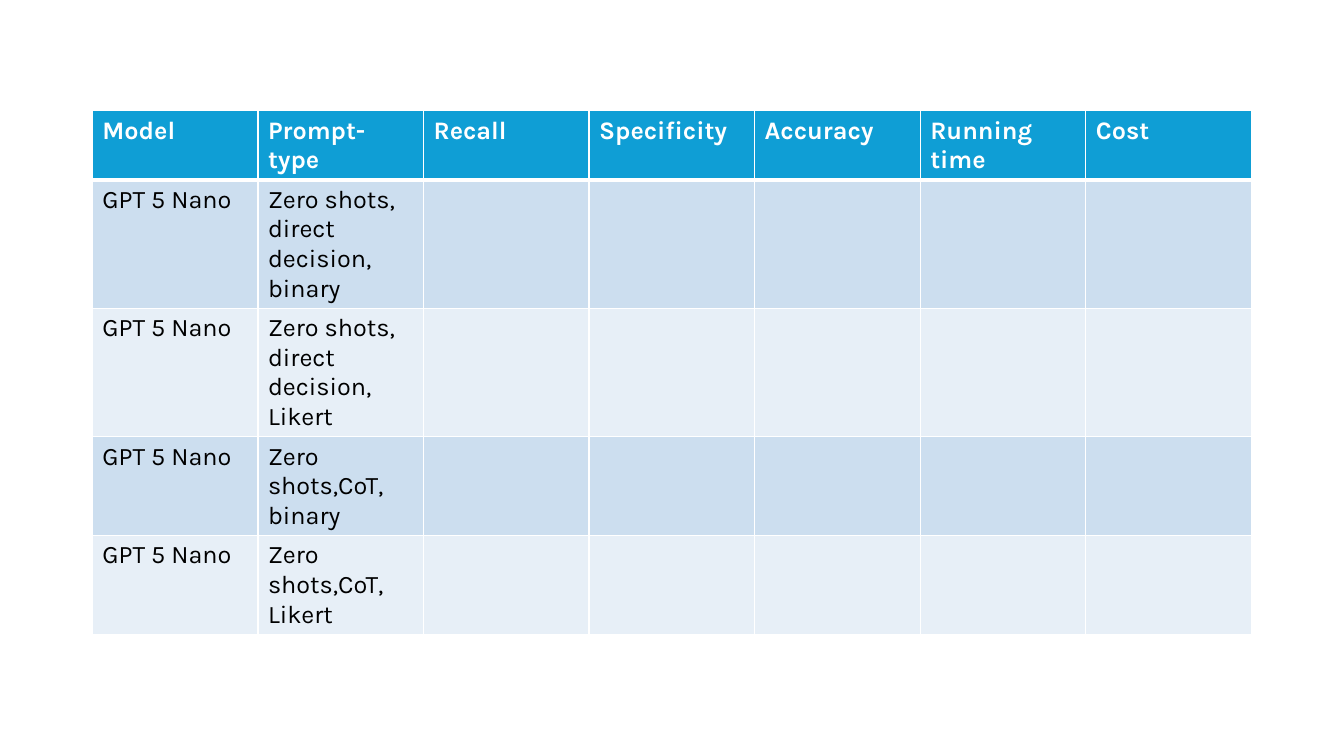
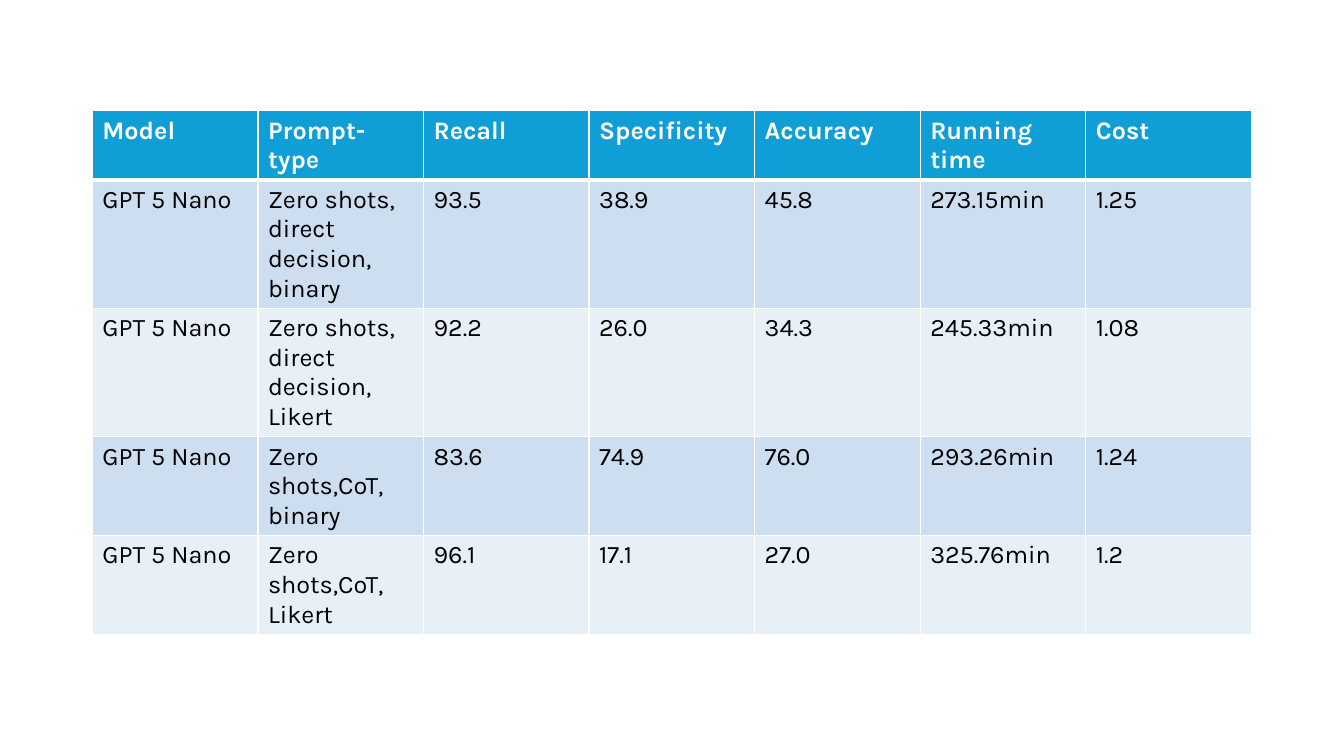
Before and after one commit to KayChansiri/AI-assisted-review-, a slide deck: slide 33 of Final_workflow.pptx. Drawn at 1344x756 pixels with LibreOffice and Linux fonts; fonts in the diff are those of the drawing. Boxes give left, top, right and bottom in pixels: in the first picture for what was removed or moved away, otherwise in the second. Text is boxed around its words. In the diff, an @@ line names an element or a change of style, - is before the commit and + after.

```diff
--- a/Final_workflow.pptx
+++ b/Final_workflow.pptx
@@ table at box(93, 111, 1250, 645) @@
-row 2: GPT 5 Nano | Zero shots, direct decision, binary |  |  |  |  | 
+row 2: GPT 5 Nano | Zero shots, direct decision, binary | 93.5 | 38.9 | 45.8 | 273.15min | 1.25
-row 3: GPT 5 Nano | Zero shots, direct decision, Likert |  |  |  |  | 
+row 3: GPT 5 Nano | Zero shots, direct decision, Likert | 92.2 | 26.0 | 34.3 | 245.33min | 1.08
-row 4: GPT 5 Nano | Zero shots,CoT, binary |  |  |  |  | 
+row 4: GPT 5 Nano | Zero shots,CoT, binary | 83.6 | 74.9 | 76.0 | 293.26min | 1.24
-row 5: GPT 5 Nano | Zero shots,CoT, Likert |  |  |  |  | 
+row 5: GPT 5 Nano | Zero shots,CoT, Likert | 96.1 | 17.1 | 27.0 | 325.76min | 1.2
```
Also in this commit, not shown: 2 other slides changed, 26 other files.
